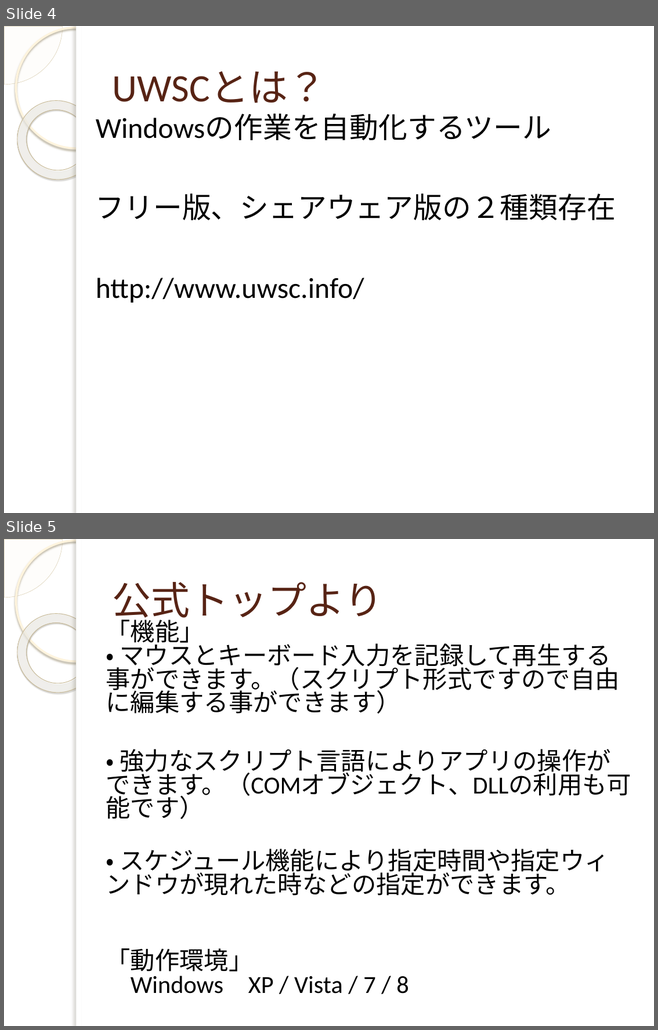
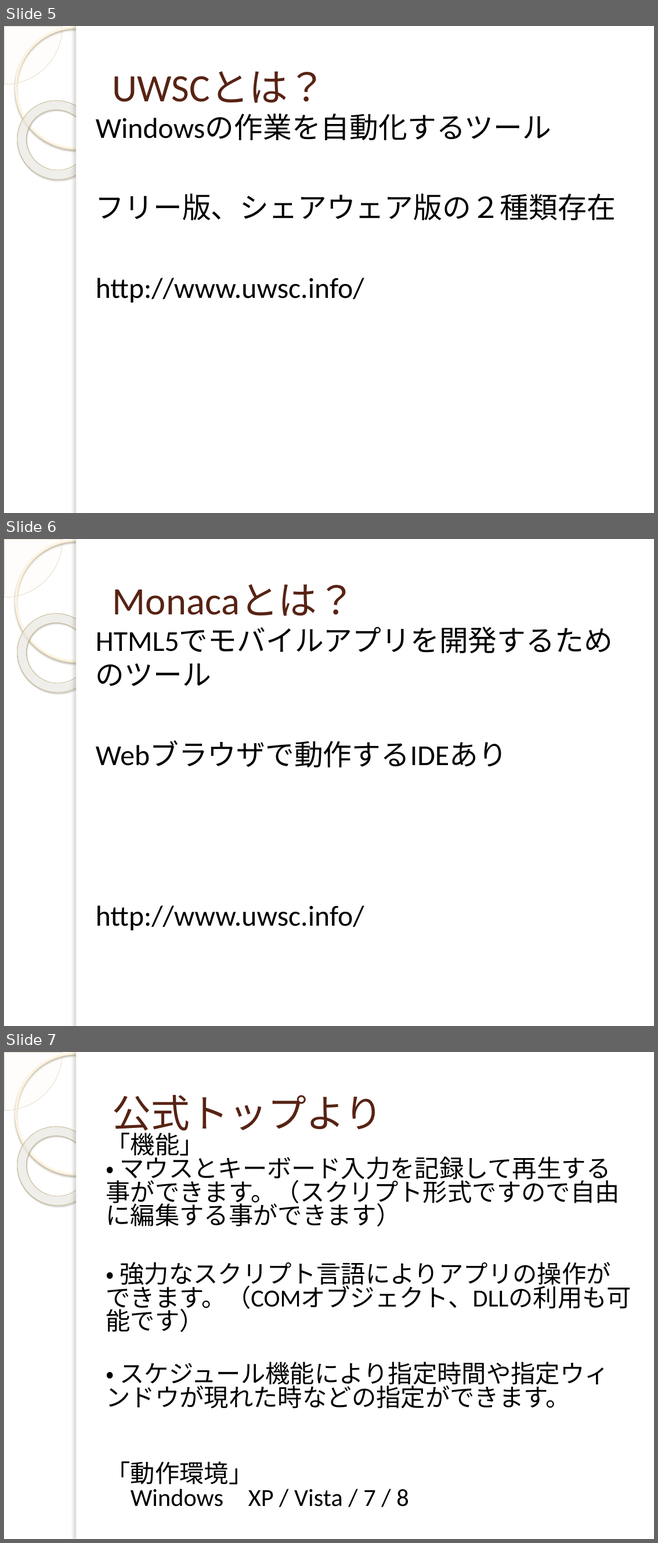
Before and after one commit to yuridonus/FEstudy, a slide deck: monaca.pptx. Shown one above the other, each under a label of ours: slides 4 and 5 before the commit, slides 5, 6 and 7 after it. The pictures are 658x1030 and 658x1543 pixels, drawn with LibreOffice and Linux fonts; fonts in the diff are those of the drawing; background and template pictures are left out. Boxes give left, top, right and bottom in pixels: in the first picture for what was removed or moved away, otherwise in the second. Text is boxed around its words. In the diff, an @@ line names an element or a change of style, - is before the commit and + after.

```diff
--- a/monaca.pptx
+++ b/monaca.pptx
@@ slide 6 added at [4, 539, 654, 1026], background picture (left out); not listed: 5 template elements that a slide beside it also shows @@
@@ title added at [112, 584, 356, 616], 43 pt, text #572314 @@
+Monacaとは？
@@ text added at [96, 742, 507, 931], 32 pt, text #000000 @@
+HTML5でモバイルアプリを開発するためのツール
+Webブラウザで動作するIDEあり
+http://www.uwsc.info/
@@ what was slide 4 is now slide 5 @@
@@ what was slide 5 is now slide 7 @@
```
Also in this commit, not shown: 2 other slides added, 1 slide removed.
